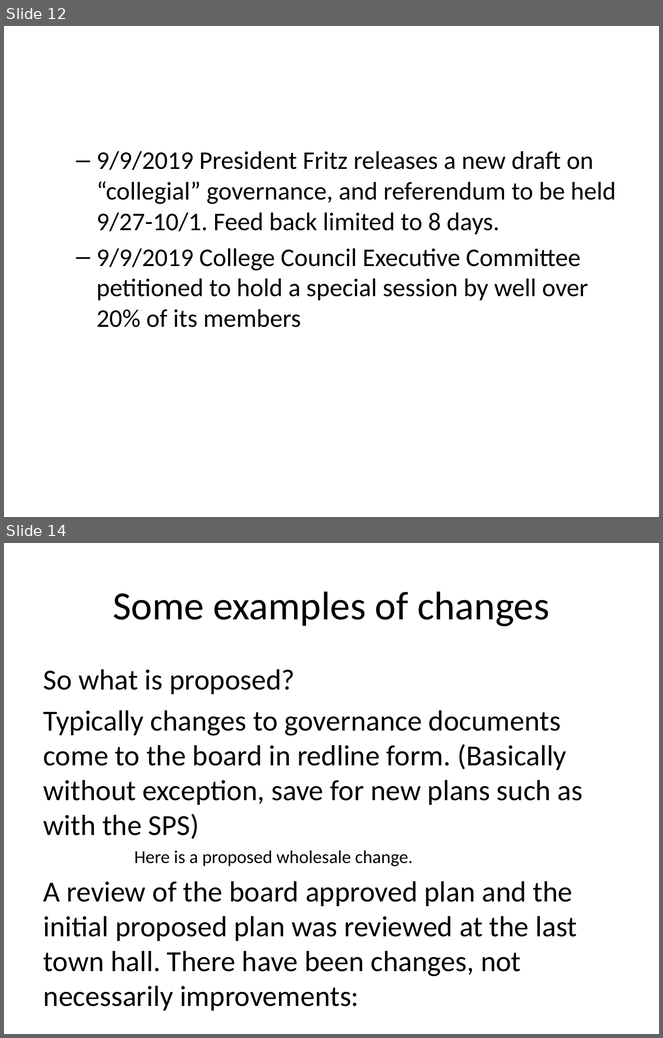
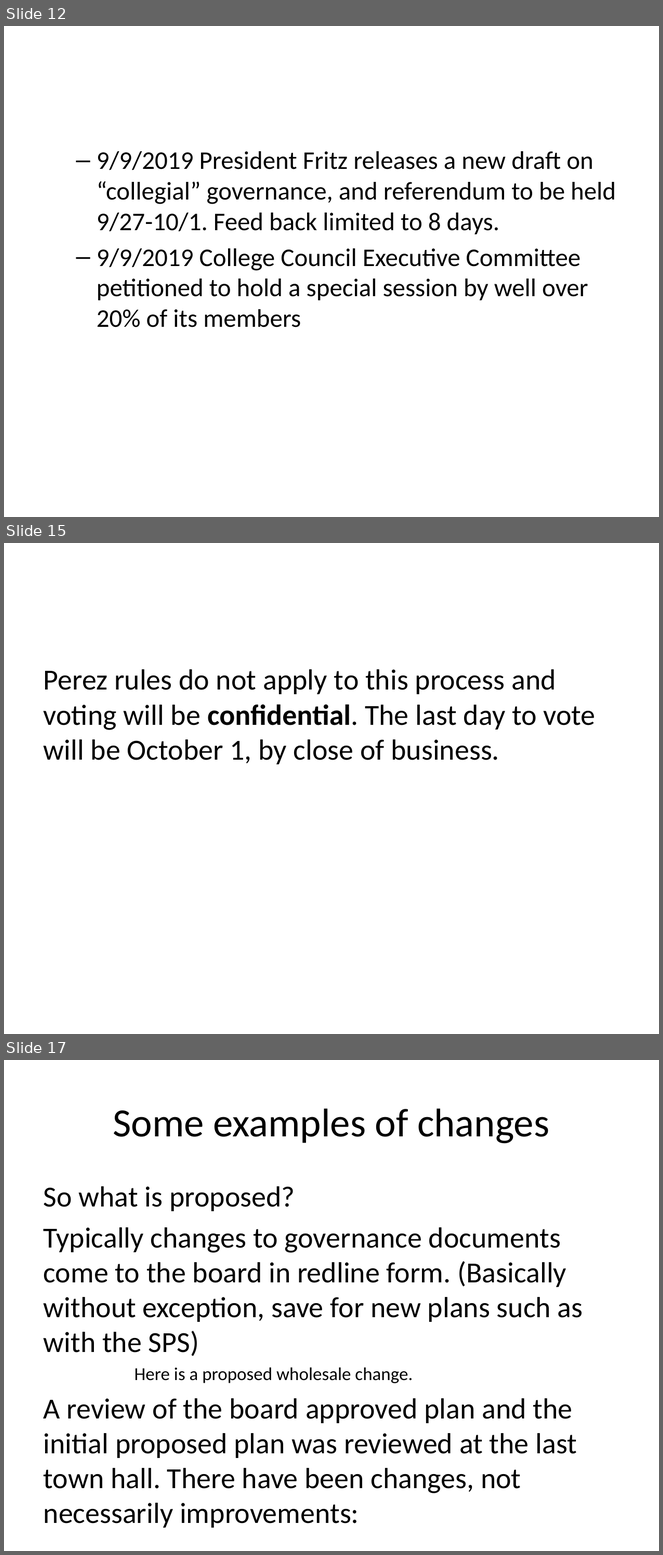
Before and after one commit to CSICollegeGovernance/CSICollegeGovernance.github.io, a slide deck: GovernanceCrisis/presentation.pptx. Shown one above the other, each under a label of ours: slides 12 and 14 before the commit, slides 12, 15 and 17 after it; the slides between them are not shown. The pictures are 663x1038 and 663x1555 pixels, drawn with LibreOffice and Linux fonts; fonts in the diff are those of the drawing. Boxes give left, top, right and bottom in pixels: in the first picture for what was removed or moved away, otherwise in the second. Text is boxed around its words. In the diff, an @@ line names an element or a change of style, - is before the commit and + after.

```diff
--- a/GovernanceCrisis/presentation.pptx
+++ b/GovernanceCrisis/presentation.pptx
@@ slide 15 added at (4, 543, 659, 1034), background #FFFFFF @@
@@ text added at (44, 669, 595, 765), 32 pt, text #000000 @@
+Perez rules do not apply to this process and voting will be confidential. The last day to vote will be October 1, by close of business.
@@ what was slide 14 is now slide 17 @@
```
Also in this commit, not shown: 2 slides changed, 2 other slides added, 1 other file.
